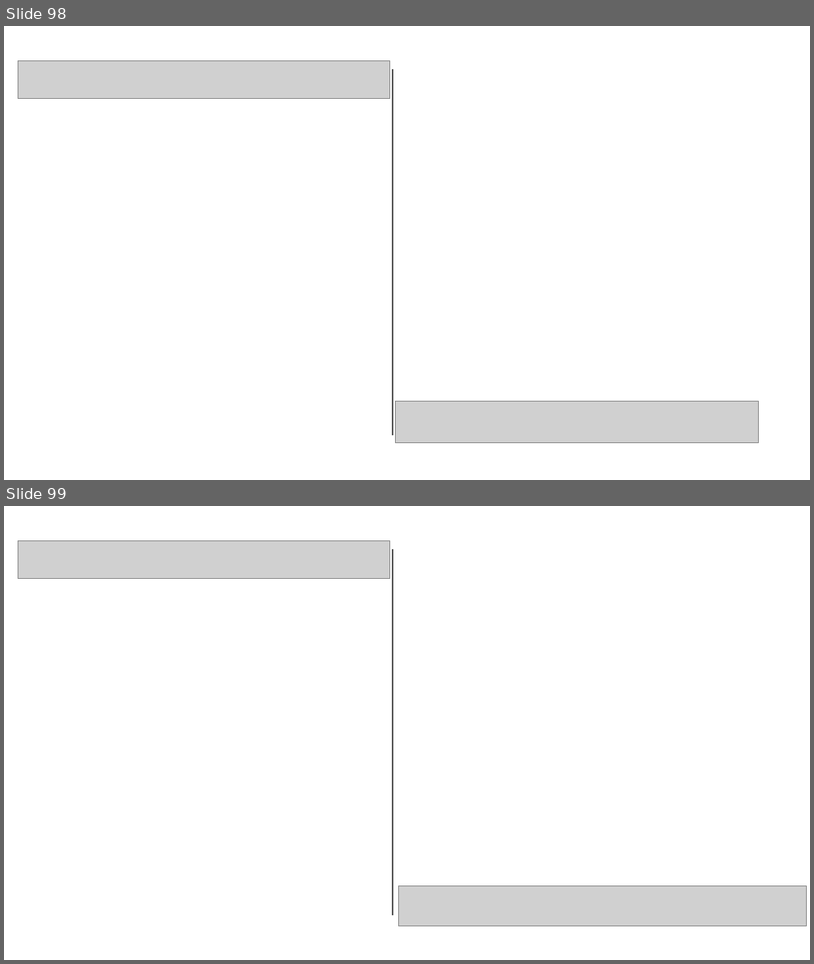
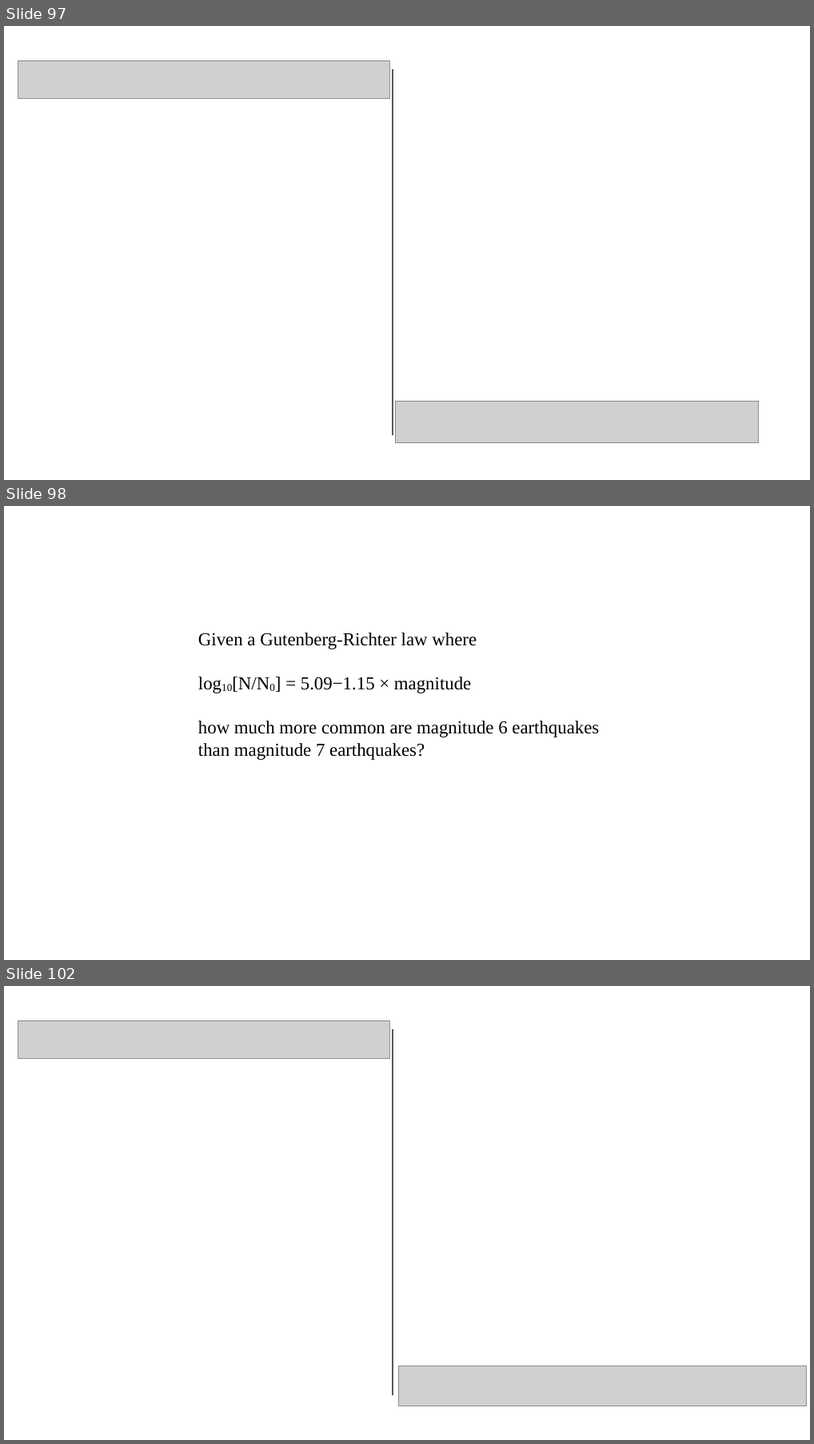
Before and after one commit to pvermees/geostats, a slide deck: slides/quizzes.odp. Shown one above the other, each under a label of ours: slides 98 and 99 before the commit, slides 97, 98 and 102 after it; the slides between them are not shown. The pictures are 814x964 and 814x1444 pixels, drawn with LibreOffice and Linux fonts; fonts in the diff are those of the drawing; grey boxes stand for pictures. Boxes give left, top, right and bottom in pixels: in the first picture for what was removed or moved away, otherwise in the second. Text is boxed around its words. In the diff, an @@ line names an element or a change of style, - is before the commit and + after.

```diff
--- a/slides/quizzes.odp
+++ b/slides/quizzes.odp
@@ slide 98 added at (x1=4, y1=506, x2=810, y2=960), background #FFFFFF @@
@@ text added at (x1=198, y1=632, x2=599, y2=760), 18 pt, text #000000 @@
+Given a Gutenberg-Richter law where
+log10[N/N0] = 5.09−1.15 × magnitude
+how much more common are magnitude 6 earthquakes than magnitude 7 earthquakes?
@@ what was slide 98 is now slide 97 @@
@@ what was slide 99 is now slide 102 @@
```
Also in this commit, not shown: 3 other slides added, 1 slide removed.
